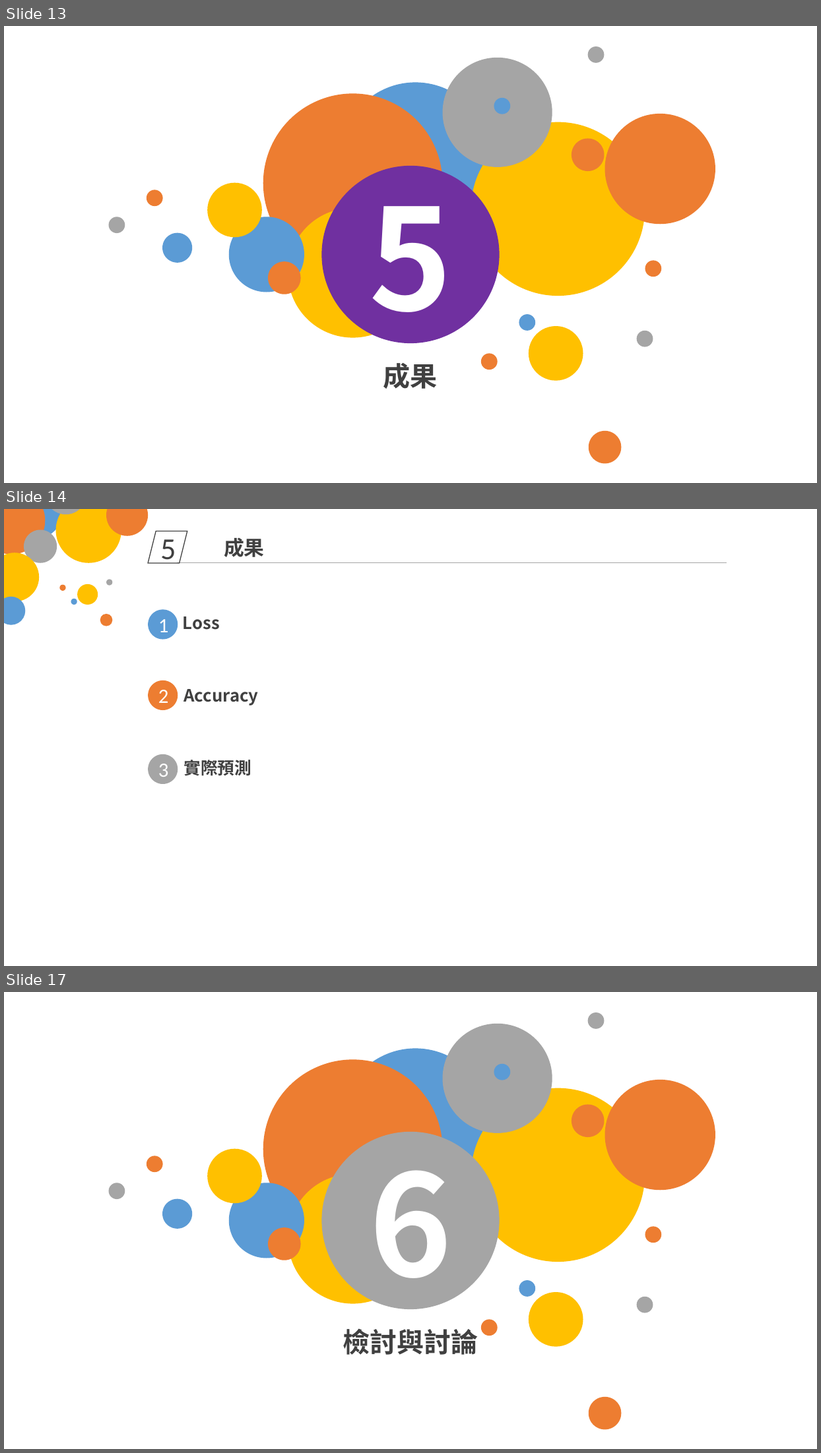
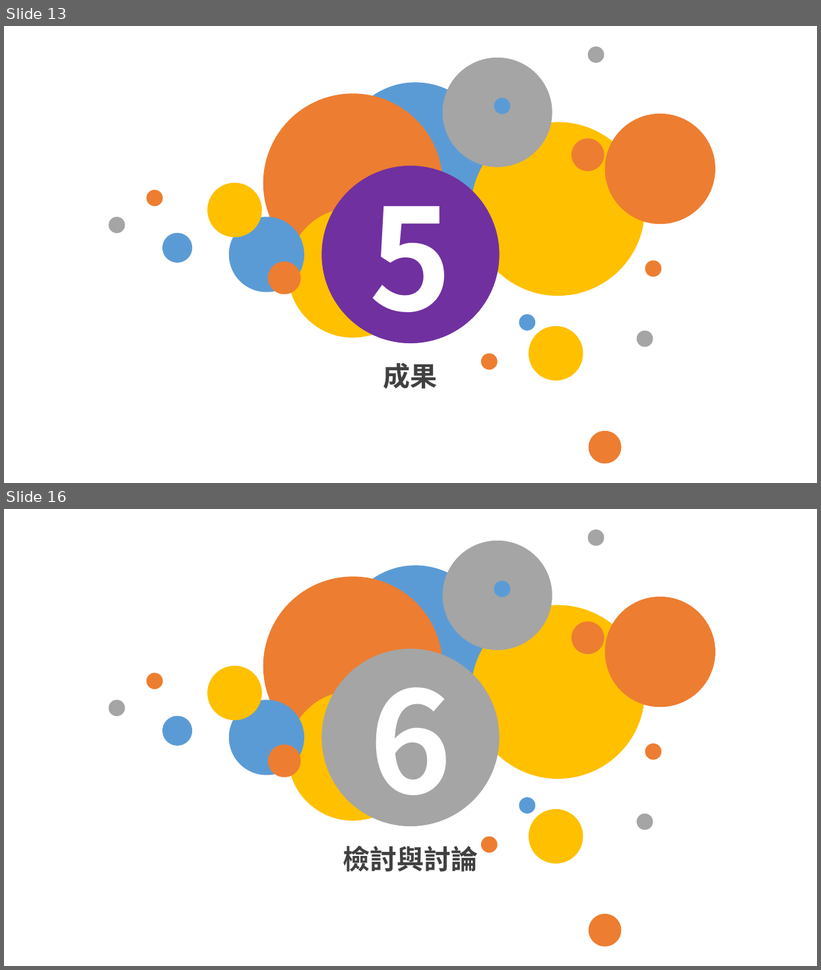
Before and after one commit to Chou0426/Design-of-Embedded-Microprocessor-Systems_NTUST, a slide deck: 期末專案.pptx. Shown one above the other, each under a label of ours: slides 13, 14 and 17 before the commit, slides 13 and 16 after it; the slides between them are not shown. The pictures are 821x1453 and 821x970 pixels, drawn with LibreOffice and Linux fonts; fonts in the diff are those of the drawing. Boxes give left, top, right and bottom in pixels: in the first picture for what was removed or moved away, otherwise in the second. Text is boxed around its words. In the diff, an @@ line names an element or a change of style, - is before the commit and + after.

```diff
--- a/期末專案.pptx
+++ b/期末專案.pptx
@@ slide 14 removed at bbox=[4, 509, 817, 966], background #FFFFFF @@
@@ group removed at bbox=[4, 509, 148, 626]: 13 ellipses @@
@@ parallelogram removed at bbox=[148, 531, 187, 562] @@
-5
@@ text removed at bbox=[224, 538, 265, 557] @@
-成果
@@ line removed from (177, 562) to (727, 562) @@
@@ ellipse removed at bbox=[148, 609, 178, 640] @@
-1
@@ text removed at bbox=[183, 617, 220, 630] @@
-Loss
@@ ellipse removed at bbox=[148, 681, 178, 710] @@
-2
@@ text removed at bbox=[184, 689, 258, 706] @@
-Accuracy
@@ ellipse removed at bbox=[148, 755, 178, 784] @@
-3
@@ text removed at bbox=[184, 760, 252, 776] @@
-實際預測
@@ what was slide 17 is now slide 16 @@
```
Also in this commit, not shown: 5 slides changed.
